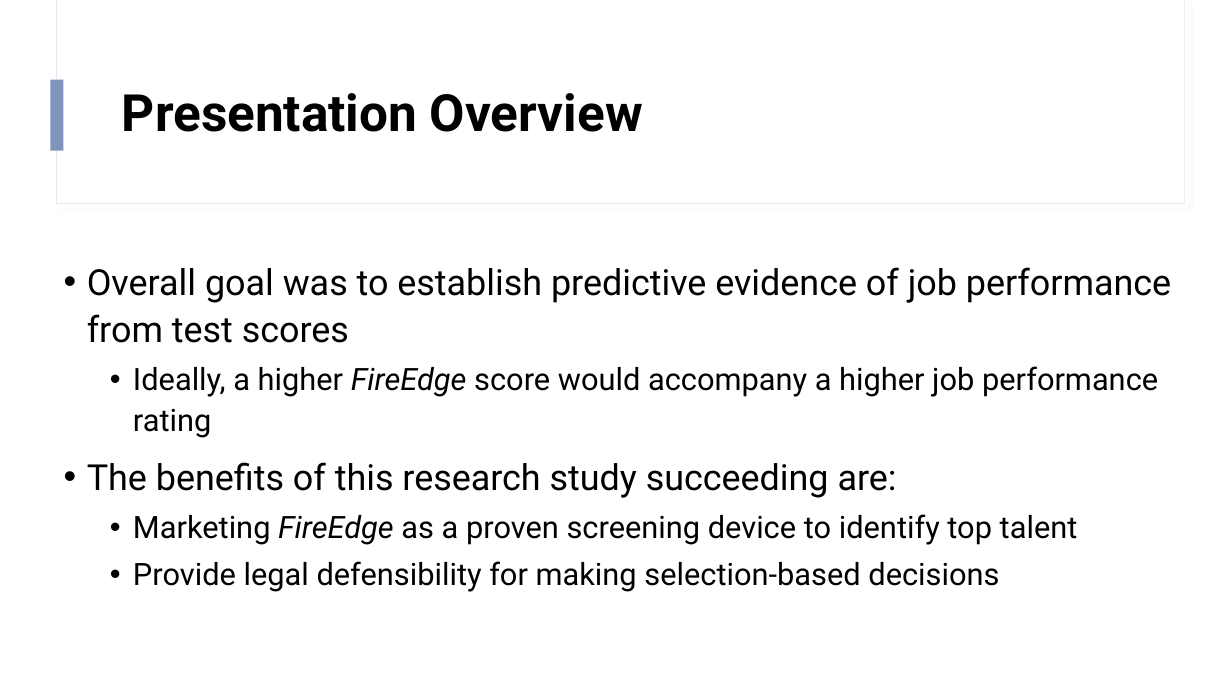
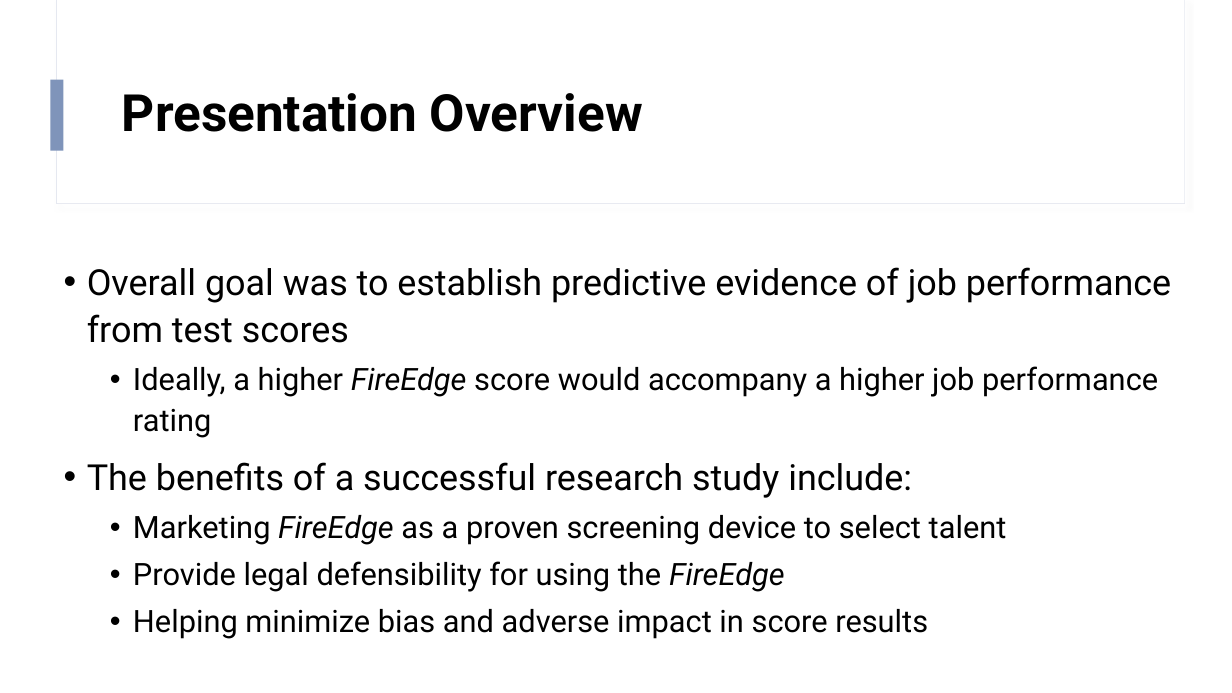
Before and after one commit to SzarR/FireEdge, a slide deck: slide 3 of FireEdge.pptx. Drawn at 1232x693 pixels with LibreOffice and Linux fonts; fonts in the diff are those of the drawing. Boxes give left, top, right and bottom in pixels: in the first picture for what was removed or moved away, otherwise in the second. Text is boxed around its words. In the diff, an @@ line names an element or a change of style, - is before the commit and + after.

```diff
--- a/FireEdge.pptx
+++ b/FireEdge.pptx
@@ text at [87,462,1007,639]: text changed @@
-• The benefits of this research study succeeding are:
-  • Marketing FireEdge as a proven screening device to identify top talent
-  • Provide legal defensibility for making selection-based decisions
+• The benefits of a successful research study include:
+  • Marketing FireEdge as a proven screening device to select talent
+  • Provide legal defensibility for using the FireEdge
+  • Helping minimize bias and adverse impact in score results
```
Also in this commit, not shown: 5 other slides changed, 4 other files.
